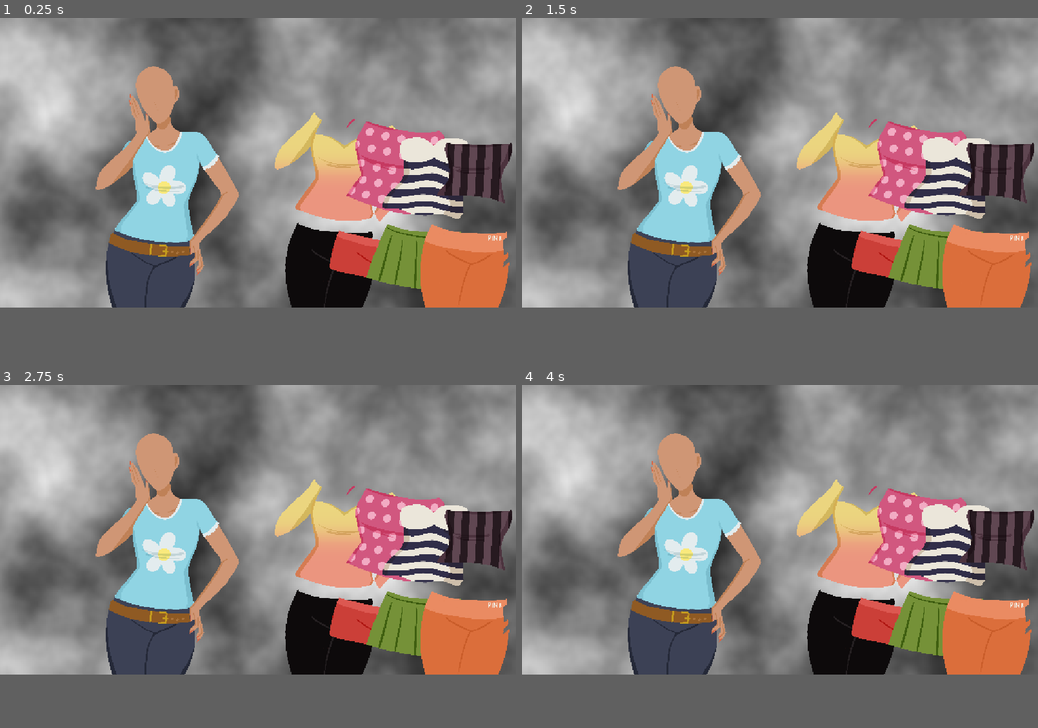
Above: before the commit, frames 1-4 (two rows, left to right).
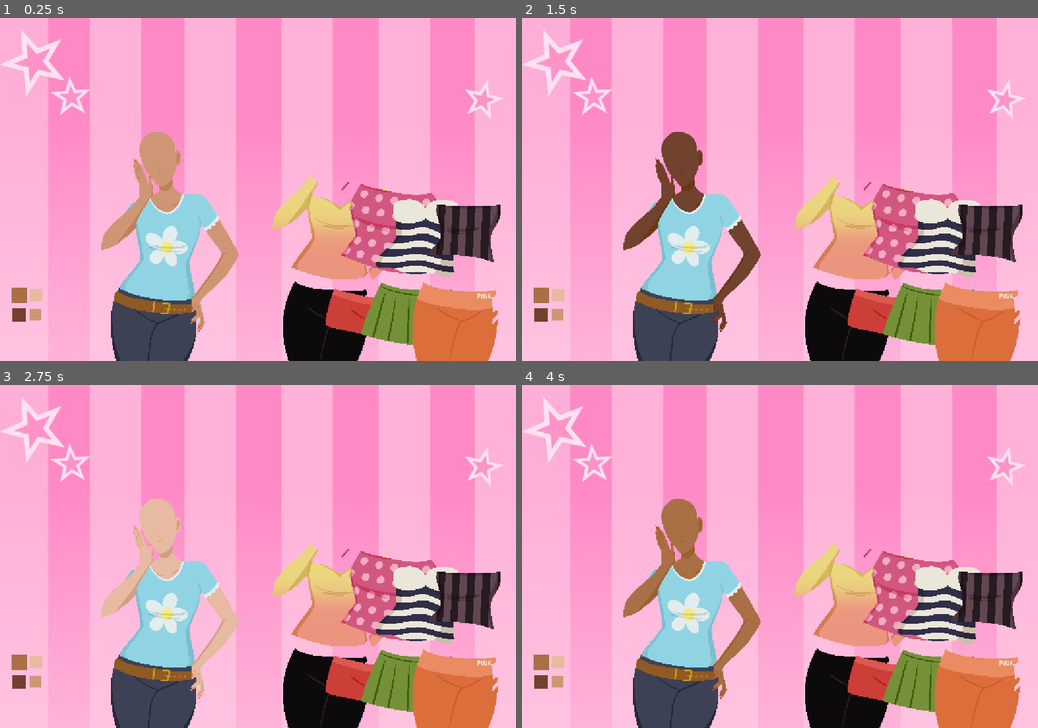
Above: after the commit, the same moments.

Repository: b00kworm4lyf3/ATLS4140-dress-up
Game: Godot game, scene res://main.tscn
Two runs of this game, one before a commit and one after it. Both use one fixed random seed, a clock stepped at 60 frames per second and the inputs below.
Inputs (mouse positions are in pixels of both pictures, inside the frame that each line leads up to):
- Up to frame 1 (0.25 s): no input
- Up to frame 2 (1.5 s): click (542, 251) at 0.52 s; click (542, 268) at 1.27 s
- Up to frame 3 (2.75 s): click (36, 618) at 2.02 s
- Up to frame 4 (4 s): click (558, 635) at 2.77 s; click (542, 618) at 3.52 s
In our replay, the window is 800x450 before the commit and 800x533 after it. These sizes can differ from the game's own. Grey fills any space a smaller window leaves; there, only what the larger window draws over its background counts as a difference.

The runs differ from the first frame. In frame 1, 95% of the frame differs, in the area x 0-100%, y 0-100%; in frame 2, 95%; in frame 3, 95%; in frame 4, 95%.

Commit message:
skin tone buttons + script

Diff:
--- a/main.tscn
+++ b/main.tscn
@@ -1,6 +1,7 @@
 [gd_scene format=3 uid="uid://ni5w6boxlha0"]
 
 [ext_resource type="Texture2D" uid="uid://cbgsrhv7vn2cy" path="res://assets/skin_tones/brown_skin.png" id="1_ig7tw"]
+[ext_resource type="Texture2D" uid="uid://cvag3f2r6tick" path="res://assets/background/game_bg.jpg" id="1_vivmo"]
 [ext_resource type="PackedScene" uid="uid://dmyk266ahglcf" path="res://assets/clothing/jeans.tscn" id="2_0xm2m"]
 [ext_resource type="PackedScene" uid="uid://cnhpgirvlyyi3" path="res://assets/clothing/tshirt.tscn" id="3_h2yge"]
 [ext_resource type="PackedScene" uid="uid://dmpbi3qlou5ds" path="res://assets/clothing/corset.tscn" id="4_1bvp3"]
@@ -14,15 +15,6 @@
 [ext_resource type="Texture2D" uid="uid://crm0c41kc1mw3" path="res://assets/skin_tones/dark_skin.png" id="11_w48qg"]
 [ext_resource type="Texture2D" uid="uid://dhag0u0woh2rm" path="res://assets/skin_tones/medium_skin.png" id="13_vivmo"]
 [ext_resource type="Texture2D" uid="uid://ju62kdg81c7y" path="res://assets/skin_tones/light_skin.png" id="14_2cqfq"]
-
-[sub_resource type="Gradient" id="Gradient_yaehf"]
-
-[sub_resource type="FastNoiseLite" id="FastNoiseLite_2cqfq"]
-
-[sub_resource type="NoiseTexture2D" id="NoiseTexture2D_vivmo"]
-noise = SubResource("FastNoiseLite_2cqfq")
-color_ramp = SubResource("Gradient_yaehf")
-invert = true
 
 [sub_resource type="SpriteFrames" id="SpriteFrames_gmbx4"]
 animations = [{
@@ -44,14 +36,63 @@
 "speed": 5.0
 }]
 
+[sub_resource type="StyleBoxFlat" id="StyleBoxFlat_gmbx4"]
+bg_color = Color(0.6627451, 0.43529412, 0.27058825, 1)
+
+[sub_resource type="GDScript" id="GDScript_vivmo"]
+script/source = "extends Button
+
+@onready var model := %model
+
+func _on_pressed() -> void:
+	model.frame = 1
+"
+
+[sub_resource type="StyleBoxFlat" id="StyleBoxFlat_ip1k6"]
+bg_color = Color(0.44313726, 0.25882354, 0.1764706, 1)
+
+[sub_resource type="GDScript" id="GDScript_2cqfq"]
+script/source = "extends Button
+
+@onready var model := %model
+
+func _on_pressed() -> void:
+	model.frame = 0
+"
+
+[sub_resource type="StyleBoxFlat" id="StyleBoxFlat_5tm6j"]
+bg_color = Color(0.90588236, 0.7294118, 0.63529414, 1)
+
+[sub_resource type="GDScript" id="GDScript_yaehf"]
+script/source = "extends Button
+
+@onready var model := %model
+
+func _on_pressed() -> void:
+	model.frame = 3
+"
+
+[sub_resource type="StyleBoxFlat" id="StyleBoxFlat_n4aod"]
+bg_color = Color(0.8117647, 0.5882353, 0.45882353, 1)
+
+[sub_resource type="GDScript" id="GDScript_074og"]
+script/source = "extends Button
+
+@onready var model := %model
+
+func _on_pressed() -> void:
+	model.frame = 2
+"
+
 [node name="dressUpGame" type="Node2D" unique_id=1326834742]
 
 [node name="bg" type="Sprite2D" parent="." unique_id=114402920]
-position = Vector2(118, 24)
-scale = Vector2(5.6875, 5.6875)
-texture = SubResource("NoiseTexture2D_vivmo")
+position = Vector2(0, 125)
+scale = Vector2(1.18, 1.18)
+texture = ExtResource("1_vivmo")
 
 [node name="model" type="AnimatedSprite2D" parent="." unique_id=765618600]
+unique_name_in_owner = true
 position = Vector2(-200, 24)
 scale = Vector2(0.2, 0.2)
 sprite_frames = SubResource("SpriteFrames_gmbx4")
@@ -59,6 +100,7 @@
 frame_progress = 0.8088405
 
 [node name="Camera2D" type="Camera2D" parent="." unique_id=2003574125]
+position = Vector2(3, -80)
 
 [node name="jeans" parent="." unique_id=329895496 instance=ExtResource("2_0xm2m")]
 position = Vector2(-200, 24)
@@ -99,3 +141,52 @@
 [node name="sweatpants" parent="." unique_id=469163298 instance=ExtResource("11_efxa6")]
 position = Vector2(500, 24)
 scale = Vector2(0.2, 0.2)
+
+[node name="Button" type="Button" parent="." unique_id=102287164]
+offset_left = -570.0
+offset_top = 150.0
+offset_right = -535.0
+offset_bottom = 185.0
+theme_override_styles/normal = SubResource("StyleBoxFlat_gmbx4")
+theme_override_styles/pressed = SubResource("StyleBoxFlat_gmbx4")
+theme_override_styles/hover = SubResource("StyleBoxFlat_gmbx4")
+theme_override_styles/disabled = SubResource("StyleBoxFlat_gmbx4")
+script = SubResource("GDScript_vivmo")
+
+[node name="Button2" type="Button" parent="." unique_id=349055443]
+offset_left = -568.0
+offset_top = 197.0
+offset_right = -537.0
+offset_bottom = 228.0
+theme_override_styles/normal = SubResource("StyleBoxFlat_ip1k6")
+theme_override_styles/pressed = SubResource("StyleBoxFlat_ip1k6")
+theme_override_styles/hover = SubResource("StyleBoxFlat_ip1k6")
+theme_override_styles/disabled = SubResource("StyleBoxFlat_ip1k6")
+script = SubResource("GDScript_2cqfq")
+
+[node name="Button3" type="Button" parent="." unique_id=1877654219]
+offset_left = -528.0
+offset_top = 152.0
+offset_right = -499.0
+offset_bottom = 181.0
+theme_override_styles/normal = SubResource("StyleBoxFlat_5tm6j")
+theme_override_styles/pressed = SubResource("StyleBoxFlat_5tm6j")
+theme_override_styles/hover = SubResource("StyleBoxFlat_5tm6j")
+theme_override_styles/disabled = SubResource("StyleBoxFlat_5tm6j")
+script = SubResource("GDScript_yaehf")
+
+[node name="Button4" type="Button" parent="." unique_id=1908611914]
+offset_left = -527.0
+offset_top = 199.0
+offset_right = -501.0
+offset_bottom = 225.0
+theme_override_styles/normal = SubResource("StyleBoxFlat_n4aod")
+theme_override_styles/pressed = SubResource("StyleBoxFlat_n4aod")
+theme_override_styles/hover = SubResource("StyleBoxFlat_n4aod")
+theme_override_styles/disabled = SubResource("StyleBoxFlat_n4aod")
+script = SubResource("GDScript_074og")
+
+[connection signal="pressed" from="Button" to="Button" method="_on_pressed"]
+[connection signal="pressed" from="Button2" to="Button2" method="_on_pressed"]
+[connection signal="pressed" from="Button3" to="Button3" method="_on_pressed"]
+[connection signal="pressed" from="Button4" to="Button4" method="_on_pressed"]
--- a/project.godot
+++ b/project.godot
@@ -25,6 +25,8 @@
 
 [display]
 
+window/size/viewport_width=1200
+window/size/viewport_height=800
 window/stretch/mode="canvas_items"
 window/stretch/aspect="expand"
 
--- /dev/null
+++ b/scripts/button.gd
@@ -0,0 +1,6 @@
+extends Button
+
+@onready var model := %model
+
+func _on_pressed() -> void:
+	model.frame = 1
--- a/scripts/drag_and_drop.gd
+++ b/scripts/drag_and_drop.gd
@@ -53,3 +53,10 @@
 			dragging = false
 			audio_player.pitch_scale = 0.6
 			audio_player.play()
+
+
+
+
+
+func _on_button_pressed() -> void:
+	pass # Replace with function body.
Not shown, added: scripts/button.gd.uid
Not shown, changed: README.md
